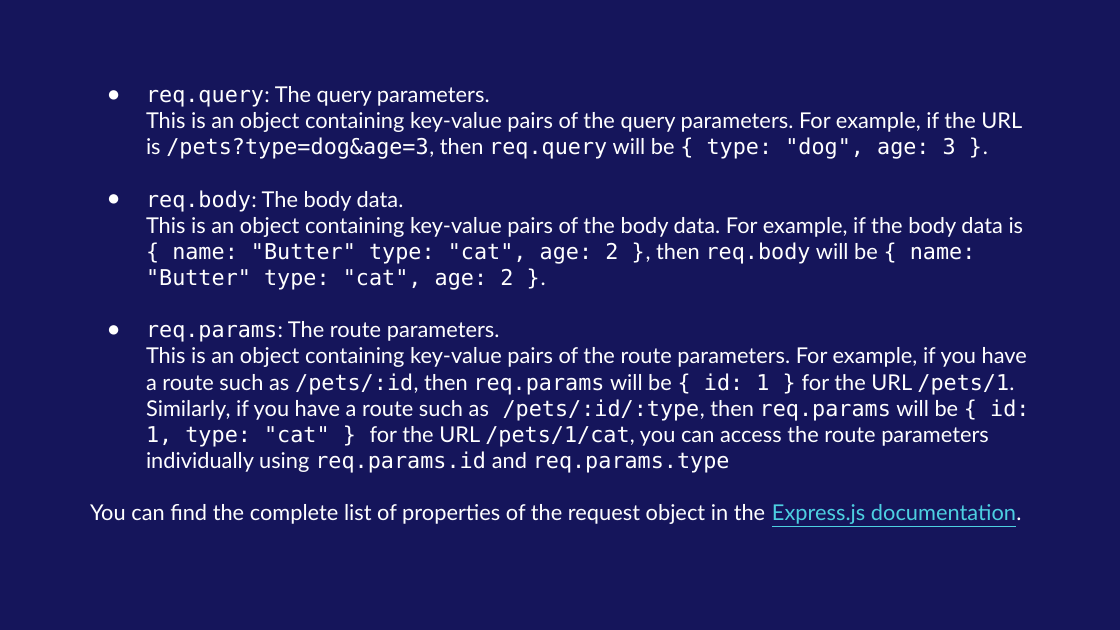
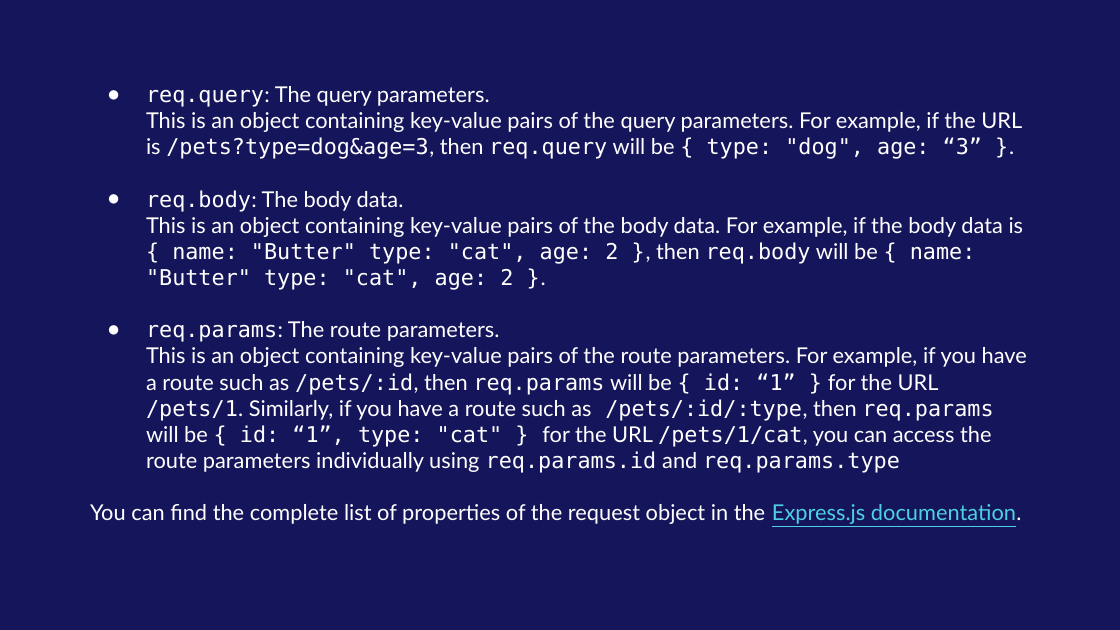
Before and after one commit to kaiz16/onsite-backend-development, a slide deck: slide 24 of Week-2/Day-1/Backend - Day 4 - Introduction to REST APIs and CRUD.pptx. Drawn at 1120x630 pixels with LibreOffice and Linux fonts; fonts in the diff are those of the drawing; background and template pictures are left out. Boxes give left, top, right and bottom in pixels: in the first picture for what was removed or moved away, otherwise in the second. Text is boxed around its words. In the diff, an @@ line names an element or a change of style, - is before the commit and + after.

```diff
--- a/Week-2/Day-1/Backend - Day 4 - Introduction to REST APIs and CRUD.pptx
+++ b/Week-2/Day-1/Backend - Day 4 - Introduction to REST APIs and CRUD.pptx
@@ title at (x1=146, y1=112, x2=1022, y2=159): text changed @@
-This is an object containing key-value pairs of the query parameters. For example, if the URL is /pets?type=dog&age=3, then req.query will be { type: "dog", age: 3 }.
+This is an object containing key-value pairs of the query parameters. For example, if the URL is /pets?type=dog&age=3, then req.query will be { type: "dog", age: “3” }.
@@ title at (x1=146, y1=347, x2=1027, y2=473): text changed @@
-This is an object containing key-value pairs of the route parameters. For example, if you have a route such as /pets/:id, then req.params will be { id: 1 } for the URL /pets/1. Similarly, if you have a route such as /pets/:id/:type, then req.params will be { id: 1, type: "cat" } for the URL /pets/1/cat, you can access the route parameters individually using req.params.id and req.params.type
+This is an object containing key-value pairs of the route parameters. For example, if you have a route such as /pets/:id, then req.params will be { id: “1” } for the URL /pets/1. Similarly, if you have a route such as /pets/:id/:type, then req.params will be { id: “1”, type: "cat" } for the URL /pets/1/cat, you can access the route parameters individually using req.params.id and req.params.type
```
Also in this commit, not shown: 6 other slides changed, 2 slides added, 1 slide removed, 10 other files.
